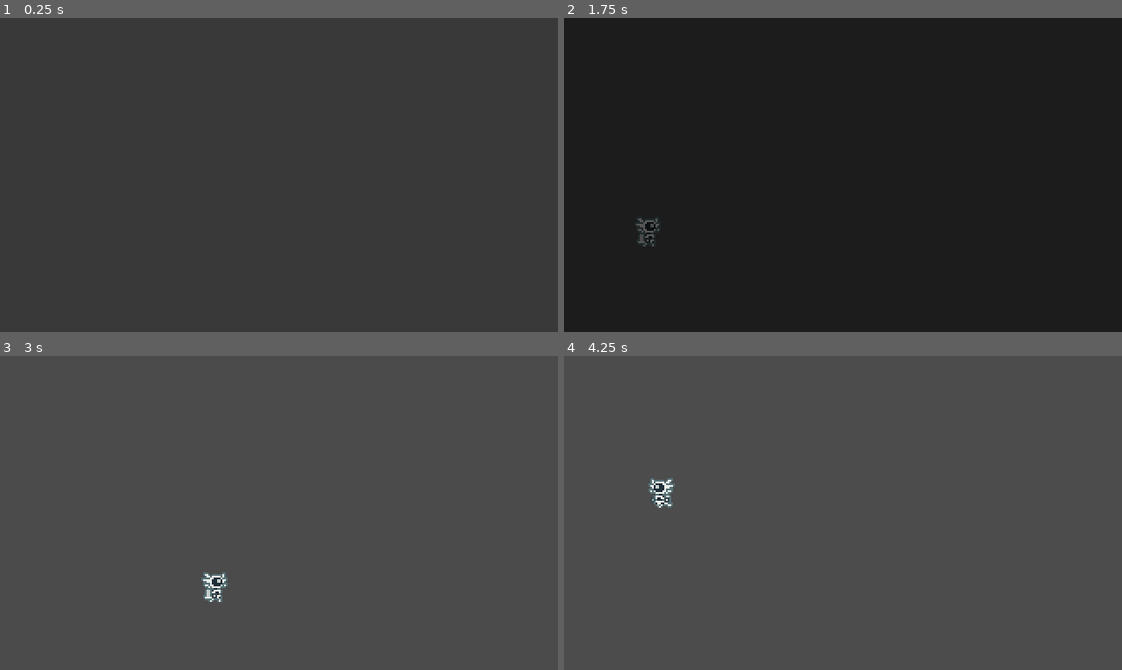
Above: before the commit, frames 1-4 (two rows, left to right).
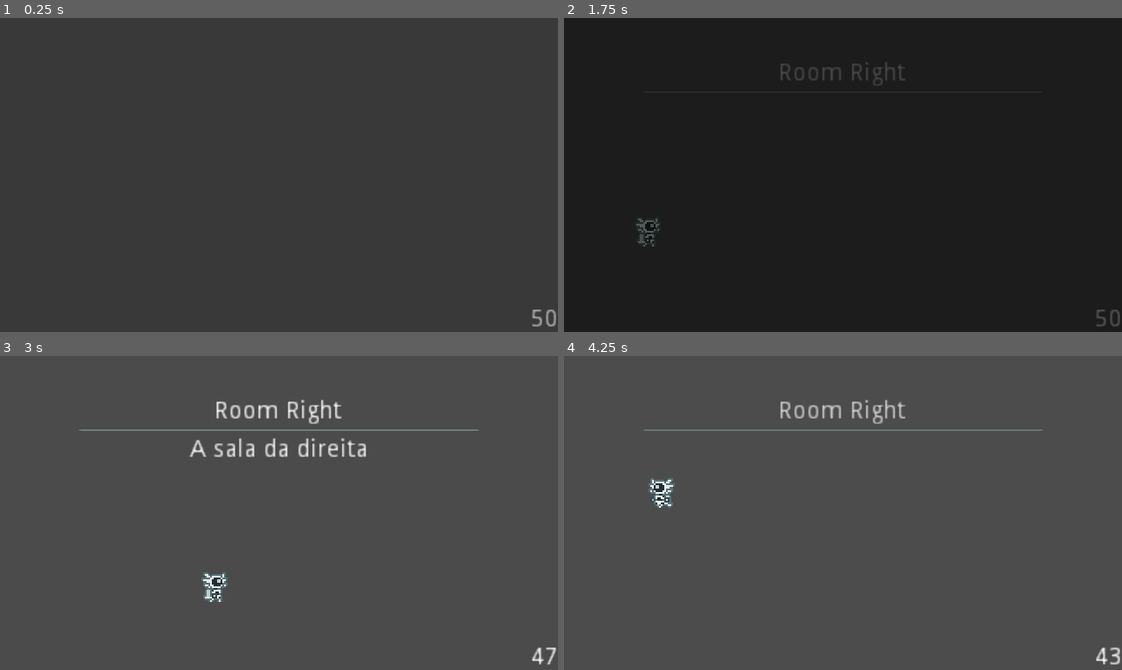
Above: after the commit, the same moments.

Repository: danlima133/Space_Axolat
Game: Godot game, scene res://game_scenes/ship/ship.tscn
Two runs of this game, one before a commit and one after it. Both use one fixed random seed, a clock stepped at 60 frames per second and the inputs below. The project has no main scene, so this scene is started directly. The engine's default icon, where the game draws it, is replaced by a stand-in: a white triangle on a blue panel in a dark square.
Inputs:
- Up to frame 1 (0.25 s): no input
- Up to frame 2 (1.75 s): tap Enter at 0.5 s; hold Right (moveRight) 0.53-1.28 s; tap 0 at 0.6, 1.55 s; tap 1 at 0.8, 1.35 s; hold Down (moveDown) from 1.28 s (still down)
- Up to frame 3 (3 s): release Down (moveDown) at 2.03 s; hold Right (moveRight) 2.03-2.78 s; tap 0 at 2.1 s; tap 1 at 2.3, 2.85 s; hold Up (moveUp) from 2.78 s (still down)
- Up to frame 4 (4.25 s): tap 0 at 3.05, 3.6 s; release Up (moveUp) at 3.53 s; hold Left (moveLeft) from 3.53 s (still down); tap 1 at 3.8 s

The runs differ from the first frame. In frame 1, 0.1% of the frame differs, in the area x 95-100%, y 92-99%; in frame 2, 0.3%; in frame 3, 1.8%, in the area x 14-100%, y 13-99%; in frame 4, 1.1%.

Commit message:
feat: better system and main mecanic

Diff:
--- /dev/null
+++ b/components/game_scenes/ship/component/attetion_player/attetionPlayer.gd
@@ -0,0 +1,61 @@
+extends Node
+class_name PlayerAttetion
+
+signal attetionStarted()
+signal attetionFinished()
+signal attetionConslusion()
+signal attetionRefused()
+
+onready var music = $music
+onready var transition = $transition
+onready var timer_to_conclusion = $timerToConclusion
+
+var isAttetion = false
+var gameOver = false
+
+func _input(event):
+	if event is InputEventKey:
+		if event.pressed:
+			match event.scancode:
+				KEY_0:
+					conslusionAttetion()
+				KEY_1:
+					attetion()
+
+func attetion():
+	if isAttetion or gameOver:
+		emit_signal("attetionRefused")
+	else:
+		emit_signal("attetionStarted")
+		timer_to_conclusion.start()
+		transition.play("attetion-fadeIn")
+		music.play()
+
+		isAttetion = true
+
+func conslusionAttetion():
+	if isAttetion and !gameOver:
+		transition.play("attetion-fadeOut")
+		isAttetion = false
+		emit_signal("attetionConslusion")
+
+func _on_timerToConclusion_timeout():
+	emit_signal("attetionFinished")
+	gameOver = true
+
+func _on_transition_animation_finished(anim_name):
+	match anim_name:
+		"attetion-fadeOut":
+			music.stop()
+
+func _on_attetionPlayer_attetionFinished():
+	print("attetion_finished")
+
+func _on_attetionPlayer_attetionConslusion():
+	print("attetion_deny")
+
+func _on_attetionPlayer_attetionRefused():
+	print("attetion_refused")
+
+func _on_attetionPlayer_attetionStarted():
+	print("attetion_started")
--- /dev/null
+++ b/components/game_scenes/ship/component/oxygenCore/oxygenCore.gd
@@ -0,0 +1,19 @@
+extends Area2D
+
+export(int) var countMin
+export(int) var countMax
+
+var ship:ShipData
+
+func shipData() -> ShipData:
+	return get_tree().get_nodes_in_group("Ship")[0].get_node("dataShare") as ShipData
+
+func playerAttetion() -> PlayerAttetion:
+	return get_tree().get_nodes_in_group("Ship")[0].get_node("attetionPlayer") as PlayerAttetion
+
+func _on_oxygenCore_body_entered(body):
+	if body is Player:
+		if shipData().hasOxygen == false:
+			playerAttetion().conslusionAttetion()
+		shipData().addOxygen(rand_range(countMin, countMax))
+		queue_free()
--- /dev/null
+++ b/components/game_scenes/ship/component/oxygenCore/oxygenCore.tscn
@@ -0,0 +1,21 @@
+[gd_scene load_steps=4 format=2]
+
+[ext_resource path="res://icon.png" type="Texture" id=1]
+[ext_resource path="res://components/game_scenes/ship/component/oxygenCore/oxygenCore.gd" type="Script" id=2]
+
+[sub_resource type="RectangleShape2D" id=1]
+extents = Vector2( 8, 8 )
+
+[node name="oxygenCore" type="Area2D"]
+script = ExtResource( 2 )
+countMin = 10
+countMax = 20
+
+[node name="texture" type="Sprite" parent="."]
+scale = Vector2( 0.3, 0.3 )
+texture = ExtResource( 1 )
+
+[node name="shape" type="CollisionShape2D" parent="."]
+shape = SubResource( 1 )
+
+[connection signal="body_entered" from="." to="." method="_on_oxygenCore_body_entered"]
--- a/components/game_scenes/ship/data/dataShare.gd
+++ b/components/game_scenes/ship/data/dataShare.gd
@@ -1,4 +1,65 @@
 extends Node
 class_name ShipData
 
+signal oxygenPlayerState(state)
+
+export(int) var maxOxygen
+export(Dictionary) var playerOxygenData = {
+	"valueMin": 0,
+	"valueMax": 0,
+	"timerMin": 0,
+	"timerMax":0
+}
+
+onready var oxygen_timer = $oxygenTimer
+onready var player_oxygen = $"../UI/base/playerOxygen"
+onready var attetion_player = $"../attetionPlayer"
+
+onready var alert = $"../UI/base/alert"
+
 var current_room:String
+var playerCurrentOxygen:int
+var hasOxygen = true
+
+func _input(event):
+	if event is InputEventKey:
+		if event.pressed and event.scancode == KEY_A:
+			addOxygen(20)
+
+func _ready():
+	playerCurrentOxygen = maxOxygen
+	setTimeToOxygen()
+
+func setTimeToOxygen():
+	oxygen_timer.wait_time = rand_range(playerOxygenData["timerMin"], playerOxygenData["timerMax"])
+	oxygen_timer.start()
+
+func consumableOxygen(value:int):
+	if playerCurrentOxygen > value:
+		playerCurrentOxygen -= value
+		emit_signal("oxygenPlayerState", playerCurrentOxygen)
+	else:
+		if hasOxygen:
+			emit_signal("oxygenPlayerState", 0)
+			hasOxygen = false
+
+func addOxygen(value:int):
+	if value == 0: return false
+
+	hasOxygen = true
+	playerCurrentOxygen += value
+	playerCurrentOxygen = clamp(playerCurrentOxygen, 0, maxOxygen)
+	setTimeToOxygen()
+	emit_signal("oxygenPlayerState", playerCurrentOxygen)
+
+func consumableAutoOxygen():
+	consumableOxygen(rand_range(playerOxygenData["valueMin"], playerOxygenData["valueMax"]))
+
+func _on_oxygenTimer_timeout():
+	consumableAutoOxygen()
+	setTimeToOxygen()
+
+func _on_dataShare_oxygenPlayerState(state):
+	if state == 0:
+		alert.alert({ "title": "Oxygen Alert", "sub_title": "O seu oxigenio reserva acabou"})
+		attetion_player.attetion()
--- a/components/game_scenes/ship/ship.gd
+++ b/components/game_scenes/ship/ship.gd
@@ -4,14 +4,21 @@
 export(String) var room_default
 
 const rooms = {
-	"Teste": preload("res://game_scenes/test/GameTest.tscn"),
-	"Teste2": preload("res://game_scenes/test/GameTest2.tscn")
+	"Teste": {"roomName": "Room Right",
+			  "roomTitle": "A sala da direita",
+			  "roomData": preload("res://game_scenes/test/GameTest.tscn")
+			  },
+	"Teste2": {"roomName": "Room Left",
+			  "roomTitle": " A sala da esquerda",
+			  "roomData": preload("res://game_scenes/test/GameTest2.tscn")
+			  },
 }
 
 onready var data_share = $dataShare
+onready var current_room = $currentRoom
 
-onready var current_room = $currentRoom
 onready var transition = $UI/base/transition
+onready var alert = $UI/base/alert
 
 func _ready():
 	if room_default != "":
@@ -21,16 +28,20 @@
 func changeRoom(id:String) -> bool:
 	if transition.executeTransition("Fade"):
 
+		var roomData = rooms[id]
+
 		yield(transition, "transitionFinished")
 
 		if current_room.get_child_count() > 0:
 			getCurrentScene().queue_free()
 
-		var room = rooms[id].instance()
+		var room = roomData["roomData"].instance()
 		current_room.add_child(room)
 
 		transition.executeTransition("Fade", true, 0.5)
 		data_share.current_room = id
+
+		alert.alert({"title": roomData["roomName"], "sub_title": roomData["roomTitle"]})
 
 		return true
 	return false
--- /dev/null
+++ b/components/game_scenes/ship/ui/UI.gd
@@ -0,0 +1,11 @@
+extends CanvasLayer
+
+onready var data_share = $"../dataShare"
+
+onready var player_oxygen = $base/playerOxygen
+
+func _ready():
+	player_oxygen.text = str(data_share.playerCurrentOxygen)
+
+func _on_dataShare_oxygenPlayerState(state):
+	player_oxygen.text = str(state)
--- /dev/null
+++ b/components/game_scenes/ship/ui/alert.gd
@@ -0,0 +1,30 @@
+extends CanvasLayer
+
+onready var conatiner = $base/conatiner
+
+const mensagemTemplate = preload("res://components/game_scenes/ship/ui/alerts_obj/alertMensage.tscn")
+
+var hasAlert = false
+
+func alert(mensage:Dictionary):
+	if conatiner.get_child_count() > 0:
+		return false
+
+	hasAlert = true
+
+	var alert = mensagemTemplate.instance()
+	conatiner.add_child(alert)
+	alert.get_node("title").text = mensage["title"]
+	alert.get_node("subTitle").text = mensage["sub_title"]
+
+	alert.get_node("anim").play("alert")
+	alert.get_node("anim").connect("animation_finished", self, "alertFinished", [ alert ])
+
+	return true
+
+func alertFinished(anim_name, alert):
+	if hasAlert:
+		alert.get_node("anim").play_backwards("alert")
+		hasAlert = false
+	else:
+		alert.queue_free()
--- /dev/null
+++ b/components/game_scenes/ship/ui/alerts_obj/alertMensage.tscn
@@ -0,0 +1,76 @@
+[gd_scene load_steps=2 format=2]
+
+[sub_resource type="Animation" id=1]
+resource_name = "alert"
+length = 2.0
+step = 0.5
+tracks/0/type = "value"
+tracks/0/path = NodePath("title:modulate")
+tracks/0/interp = 1
+tracks/0/loop_wrap = true
+tracks/0/imported = false
+tracks/0/enabled = true
+tracks/0/keys = {
+"times": PoolRealArray( 0, 1 ),
+"transitions": PoolRealArray( 1, 1 ),
+"update": 0,
+"values": [ Color( 1, 1, 1, 0 ), Color( 1, 1, 1, 1 ) ]
+}
+tracks/1/type = "value"
+tracks/1/path = NodePath("sperator:modulate")
+tracks/1/interp = 1
+tracks/1/loop_wrap = true
+tracks/1/imported = false
+tracks/1/enabled = true
+tracks/1/keys = {
+"times": PoolRealArray( 0, 1 ),
+"transitions": PoolRealArray( 1, 1 ),
+"update": 0,
+"values": [ Color( 1, 1, 1, 0 ), Color( 1, 1, 1, 1 ) ]
+}
+tracks/2/type = "value"
+tracks/2/path = NodePath("subTitle:modulate")
+tracks/2/interp = 1
+tracks/2/loop_wrap = true
+tracks/2/imported = false
+tracks/2/enabled = true
+tracks/2/keys = {
+"times": PoolRealArray( 0, 1, 2 ),
+"transitions": PoolRealArray( 1, 1, 1 ),
+"update": 0,
+"values": [ Color( 1, 1, 1, 0 ), Color( 1, 1, 1, 0 ), Color( 1, 1, 1, 1 ) ]
+}
+
+[node name="alertMensage" type="VBoxContainer"]
+anchor_right = 0.719
+anchor_bottom = 0.222
+margin_right = -0.0800171
+margin_bottom = 0.0399971
+custom_constants/separation = 2
+__meta__ = {
+"_edit_use_anchors_": true
+}
+
+[node name="title" type="Label" parent="."]
+modulate = Color( 1, 1, 1, 0 )
+margin_right = 230.0
+margin_bottom = 14.0
+text = "Alerta"
+align = 1
+
+[node name="sperator" type="HSeparator" parent="."]
+modulate = Color( 1, 1, 1, 0 )
+margin_top = 16.0
+margin_right = 230.0
+margin_bottom = 20.0
+
+[node name="subTitle" type="Label" parent="."]
+modulate = Color( 1, 1, 1, 0 )
+margin_top = 22.0
+margin_right = 230.0
+margin_bottom = 36.0
+text = "O oxigenio está acabando"
+align = 1
+
+[node name="anim" type="AnimationPlayer" parent="."]
+anims/alert = SubResource( 1 )
--- a/components/player/script/player.gd
+++ b/components/player/script/player.gd
@@ -7,9 +7,20 @@
 export(int) var velocity = 100
 
 var dir = Vector2.ZERO
+var ship
+var dataShare
+var attetionPlayer:PlayerAttetion
+
+func _enter_tree():
+	ship = get_tree().get_nodes_in_group("Ship")[0]
+	ship.getDataShare().connect("oxygenPlayerState", self, "oxygenState", [ ship.getDataShare() ])
+
+	dataShare = ship.get_node("dataShare")
+
+	attetionPlayer = ship.get_node("attetionPlayer")
+	attetionPlayer.connect("attetionFinished", self, "noOxygen")
 
 func _physics_process(delta):
-
 	dir = Input.get_vector("moveLeft", "moveRight", "moveUp", "moveDown").normalized()
 	dir *= velocity
 
@@ -28,3 +39,12 @@
 			shape.position.x = 1
 	else:
 		sprite.play("idle")
+
+func oxygenState(state, shipData:ShipData):
+	print(state)
+	if state == 0:
+		print("No oxygen")
+
+func noOxygen():
+	if !dataShare.hasOxygen:
+		queue_free()
--- a/game_scenes/ship/ship.tscn
+++ b/game_scenes/ship/ship.tscn
@@ -1,8 +1,57 @@
-[gd_scene load_steps=6 format=2]
+[gd_scene load_steps=13 format=2]
 
 [ext_resource path="res://components/game_scenes/ship/ship.gd" type="Script" id=1]
 [ext_resource path="res://components/game_scenes/ship/data/dataShare.gd" type="Script" id=2]
 [ext_resource path="res://components/game_scenes/ship/ui/transition.gd" type="Script" id=3]
+[ext_resource path="res://components/game_scenes/ship/ui/alert.gd" type="Script" id=4]
+[ext_resource path="res://components/game_scenes/ship/component/attetion_player/attetionPlayer.gd" type="Script" id=5]
+[ext_resource path="res://musics/main/Enchant Jam Song 02 - Sibilar by Dan Freitas.mp3" type="AudioStream" id=6]
+[ext_resource path="res://components/game_scenes/ship/ui/UI.gd" type="Script" id=7]
+
+[sub_resource type="Animation" id=3]
+length = 0.001
+tracks/0/type = "value"
+tracks/0/path = NodePath("music:volume_db")
+tracks/0/interp = 1
+tracks/0/loop_wrap = true
+tracks/0/imported = false
+tracks/0/enabled = true
+tracks/0/keys = {
+"times": PoolRealArray( 0 ),
+"transitions": PoolRealArray( 1 ),
+"update": 0,
+"values": [ 0.0 ]
+}
+
+[sub_resource type="Animation" id=4]
+resource_name = "attetion-fadeIn"
+tracks/0/type = "value"
+tracks/0/path = NodePath("music:volume_db")
+tracks/0/interp = 1
+tracks/0/loop_wrap = true
+tracks/0/imported = false
+tracks/0/enabled = true
+tracks/0/keys = {
+"times": PoolRealArray( 0, 1 ),
+"transitions": PoolRealArray( 1, 1 ),
+"update": 0,
+"values": [ -50.0, 0.0 ]
+}
+
+[sub_resource type="Animation" id=5]
+resource_name = "attetion-fadeOut"
+tracks/0/type = "value"
+tracks/0/path = NodePath("music:volume_db")
+tracks/0/interp = 1
+tracks/0/loop_wrap = true
+tracks/0/imported = false
+tracks/0/enabled = true
+tracks/0/keys = {
+"times": PoolRealArray( 0, 1 ),
+"transitions": PoolRealArray( 1, 1 ),
+"update": 0,
+"values": [ 0.0, -50.0 ]
+}
 
 [sub_resource type="Animation" id=1]
 length = 0.001
@@ -16,7 +65,7 @@
 "times": PoolRealArray( 0 ),
 "transitions": PoolRealArray( 1 ),
 "update": 0,
-"values": [ Color( 0, 0, 0, 1 ) ]
+"values": [ Color( 0, 0, 0, 0 ) ]
 }
 
 [sub_resource type="Animation" id=2]
@@ -41,20 +90,55 @@
 
 [node name="dataShare" type="Node" parent="."]
 script = ExtResource( 2 )
+maxOxygen = 50
+playerOxygenData = {
+"timerMax": 3,
+"timerMin": 1,
+"valueMax": 5,
+"valueMin": 3
+}
+
+[node name="oxygenTimer" type="Timer" parent="dataShare"]
+one_shot = true
+
+[node name="attetionPlayer" type="Node" parent="."]
+script = ExtResource( 5 )
+
+[node name="music" type="AudioStreamPlayer" parent="attetionPlayer"]
+stream = ExtResource( 6 )
+bus = "Music"
+
+[node name="timerToConclusion" type="Timer" parent="attetionPlayer"]
+wait_time = 47.0
+one_shot = true
+
+[node name="transition" type="AnimationPlayer" parent="attetionPlayer"]
+anims/RESET = SubResource( 3 )
+anims/attetion-fadeIn = SubResource( 4 )
+anims/attetion-fadeOut = SubResource( 5 )
 
 [node name="UI" type="CanvasLayer" parent="."]
+script = ExtResource( 7 )
 
 [node name="base" type="Control" parent="UI"]
 anchor_right = 1.0
 anchor_bottom = 1.0
 mouse_filter = 2
 
+[node name="playerOxygen" type="Label" parent="UI/base"]
+anchor_top = 1.0
+anchor_right = 1.0
+anchor_bottom = 1.0
+margin_top = -14.0
+text = "#"
+align = 2
+
 [node name="transition" type="CanvasLayer" parent="UI/base"]
 layer = 2
 script = ExtResource( 3 )
 
 [node name="fade" type="ColorRect" parent="UI/base/transition"]
-modulate = Color( 0, 0, 0, 1 )
+modulate = Color( 0, 0, 0, 0 )
 anchor_right = 1.0
 anchor_bottom = 1.0
 mouse_filter = 2
@@ -64,4 +148,40 @@
 anims/RESET = SubResource( 1 )
 anims/fade-black = SubResource( 2 )
 
+[node name="alert" type="CanvasLayer" parent="UI/base"]
+script = ExtResource( 4 )
+
+[node name="base" type="Control" parent="UI/base/alert"]
+anchor_left = 0.016
+anchor_top = 0.028
+anchor_right = 0.984
+anchor_bottom = 0.972
+margin_left = -0.12
+margin_top = -0.04
+margin_right = 0.119995
+margin_bottom = 0.0399933
+__meta__ = {
+"_edit_use_anchors_": true
+}
+
+[node name="conatiner" type="VBoxContainer" parent="UI/base/alert/base"]
+anchor_left = 0.129
+anchor_top = 0.118
+anchor_right = 0.871
+anchor_bottom = 0.353
+margin_left = 0.00999832
+margin_top = -0.0600014
+margin_right = -0.0100098
+margin_bottom = -0.0100021
+
 [node name="currentRoom" type="Node2D" parent="."]
+
+[connection signal="oxygenPlayerState" from="dataShare" to="dataShare" method="_on_dataShare_oxygenPlayerState"]
+[connection signal="oxygenPlayerState" from="dataShare" to="UI" method="_on_dataShare_oxygenPlayerState"]
+[connection signal="timeout" from="dataShare/oxygenTimer" to="dataShare" method="_on_oxygenTimer_timeout"]
+[connection signal="attetionConslusion" from="attetionPlayer" to="attetionPlayer" method="_on_attetionPlayer_attetionConslusion"]
+[connection signal="attetionFinished" from="attetionPlayer" to="attetionPlayer" method="_on_attetionPlayer_attetionFinished"]
+[connection signal="attetionRefused" from="attetionPlayer" to="attetionPlayer" method="_on_attetionPlayer_attetionRefused"]
+[connection signal="attetionStarted" from="attetionPlayer" to="attetionPlayer" method="_on_attetionPlayer_attetionStarted"]
+[connection signal="timeout" from="attetionPlayer/timerToConclusion" to="attetionPlayer" method="_on_timerToConclusion_timeout"]
+[connection signal="animation_finished" from="attetionPlayer/transition" to="attetionPlayer" method="_on_transition_animation_finished"]
--- a/game_scenes/test/GameTest2.tscn
+++ b/game_scenes/test/GameTest2.tscn
@@ -1,7 +1,8 @@
-[gd_scene load_steps=4 format=2]
+[gd_scene load_steps=5 format=2]
 
 [ext_resource path="res://components/player/scenes/player.tscn" type="PackedScene" id=1]
 [ext_resource path="res://components/game_scenes/ship/component/changeScene.tscn" type="PackedScene" id=2]
+[ext_resource path="res://components/game_scenes/ship/component/oxygenCore/oxygenCore.tscn" type="PackedScene" id=3]
 
 [sub_resource type="RectangleShape2D" id=1]
 extents = Vector2( 4, 11 )
@@ -17,3 +18,6 @@
 
 [node name="shape" type="CollisionShape2D" parent="changeScene"]
 shape = SubResource( 1 )
+
+[node name="oxygenCore" parent="." instance=ExtResource( 3 )]
+position = Vector2( 22, 22 )
--- /dev/null
+++ b/musics/main/music.tres
@@ -0,0 +1,3 @@
+[gd_resource type="AudioBusLayout" format=2]
+
+[resource]
--- a/project.godot
+++ b/project.godot
@@ -15,6 +15,11 @@
 "path": "res://components/player/script/player.gd"
 }, {
 "base": "Node",
+"class": "PlayerAttetion",
+"language": "GDScript",
+"path": "res://components/game_scenes/ship/component/attetion_player/attetionPlayer.gd"
+}, {
+"base": "Node",
 "class": "Ship",
 "language": "GDScript",
 "path": "res://components/game_scenes/ship/ship.gd"
@@ -26,6 +31,7 @@
 } ]
 _global_script_class_icons={
 "Player": "",
+"PlayerAttetion": "",
 "Ship": "",
 "ShipData": ""
 }
@@ -34,6 +40,10 @@
 
 config/name="Space Axolotl"
 config/icon="res://icon.png"
+
+[audio]
+
+default_bus_layout="res://musics/main/music.tres"
 
 [display]
 
Not shown, added: musics/main/Enchant Jam Song 02 - Sibilar by Dan Freitas.mp3.import
Not shown, added: musics/main/Enchant Jam Song 02 - Sibilar by Dan Freitas.mp3
